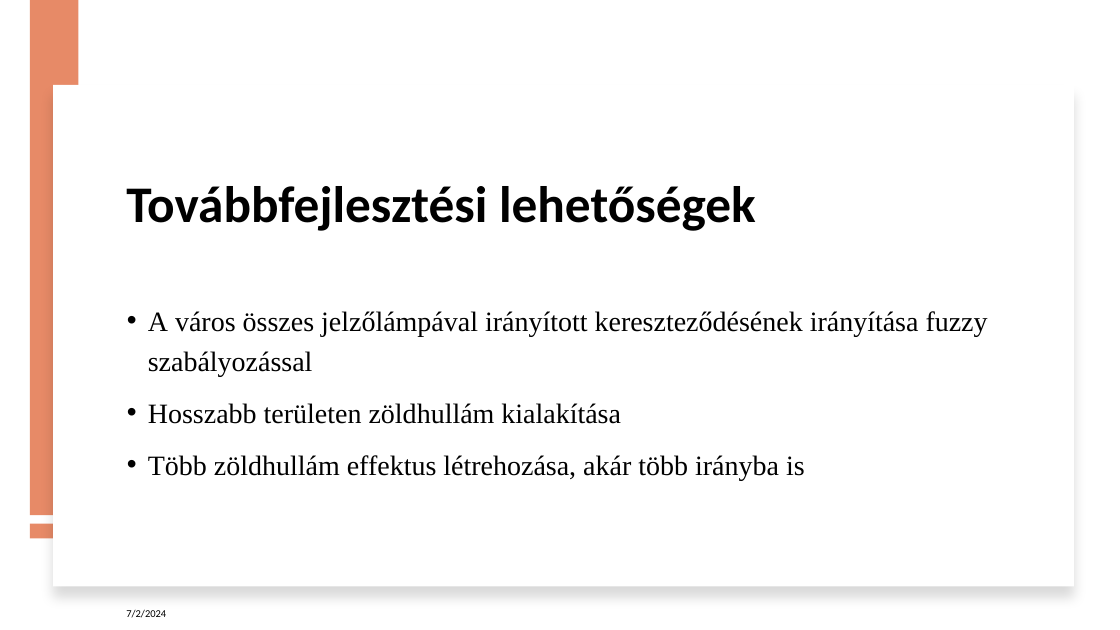
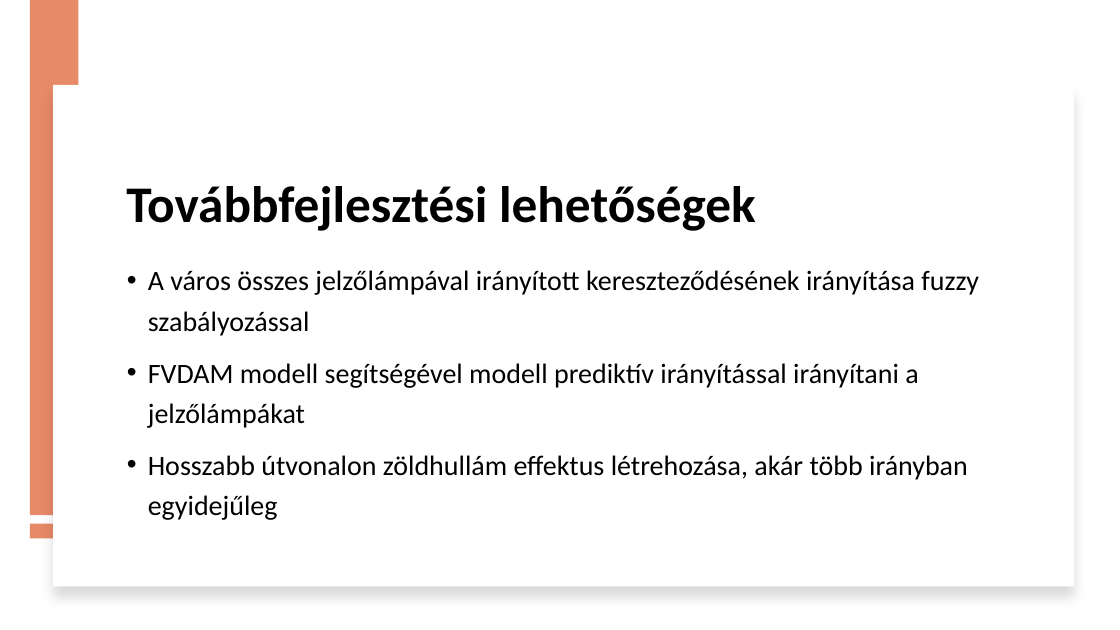
Before and after one commit to Jozsyy/Traffic-control, a slide deck: slide 15 of Dokumentumok/Miklo_Jozsef_Peter_prezentacio.pptx (slide 13 before the commit). Drawn at 1120x630 pixels with LibreOffice and Linux fonts; fonts in the diff are those of the drawing. Boxes give left, top, right and bottom in pixels: in the first picture for what was removed or moved away, otherwise in the second. Text is boxed around its words. In the diff, an @@ line names an element or a change of style, - is before the commit and + after.

```diff
--- a/Dokumentumok/Miklo_Jozsef_Peter_prezentacio.pptx
+++ b/Dokumentumok/Miklo_Jozsef_Peter_prezentacio.pptx
@@ text at (148, 270, 979, 336): font Times New Roman to Calibri in "A város összes jelzőlámpával irányított kereszteződésének ir ..." @@
@@ text at (148, 363, 968, 520): text changed; font Times New Roman to Calibri @@
-• Hosszabb területen zöldhullám kialakítása
-• Több zöldhullám effektus létrehozása, akár több irányba is
+• FVDAM modell segítségével modell prediktív irányítással irányítani a jelzőlámpákat
+• Hosszabb útvonalon zöldhullám effektus létrehozása, akár több irányban egyidejűleg
@@ text removed at (126, 609, 166, 618) @@
-7/2/2024
```
Also in this commit, not shown: 13 other slides changed, 2 slides added, 53 other files.
